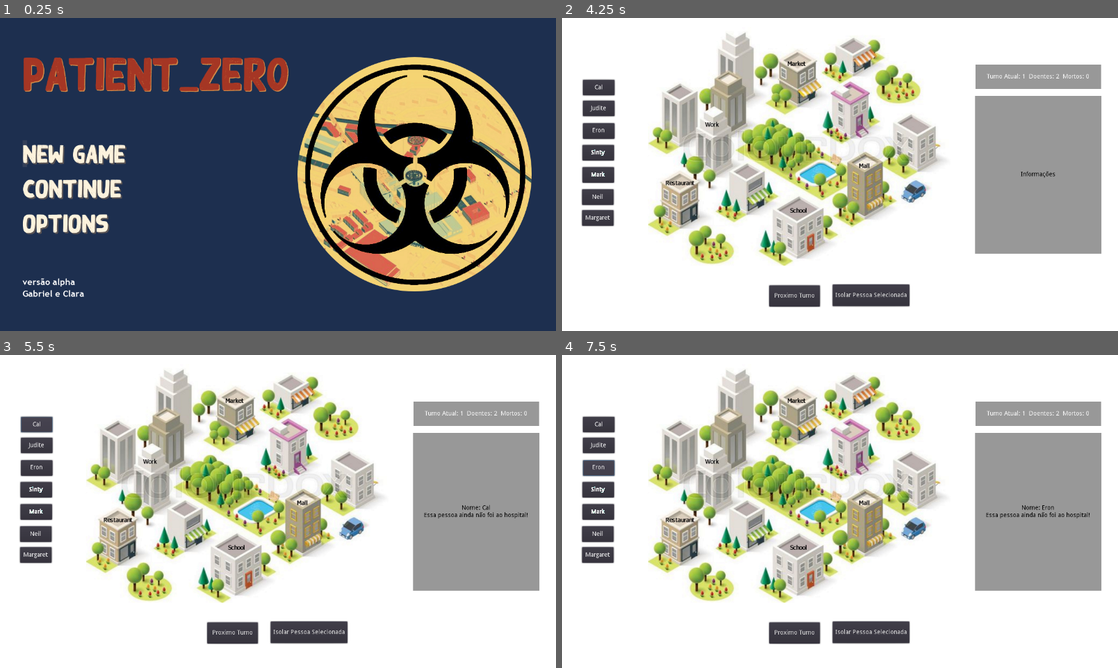
Above: before the commit, frames 1-4 (two rows, left to right).
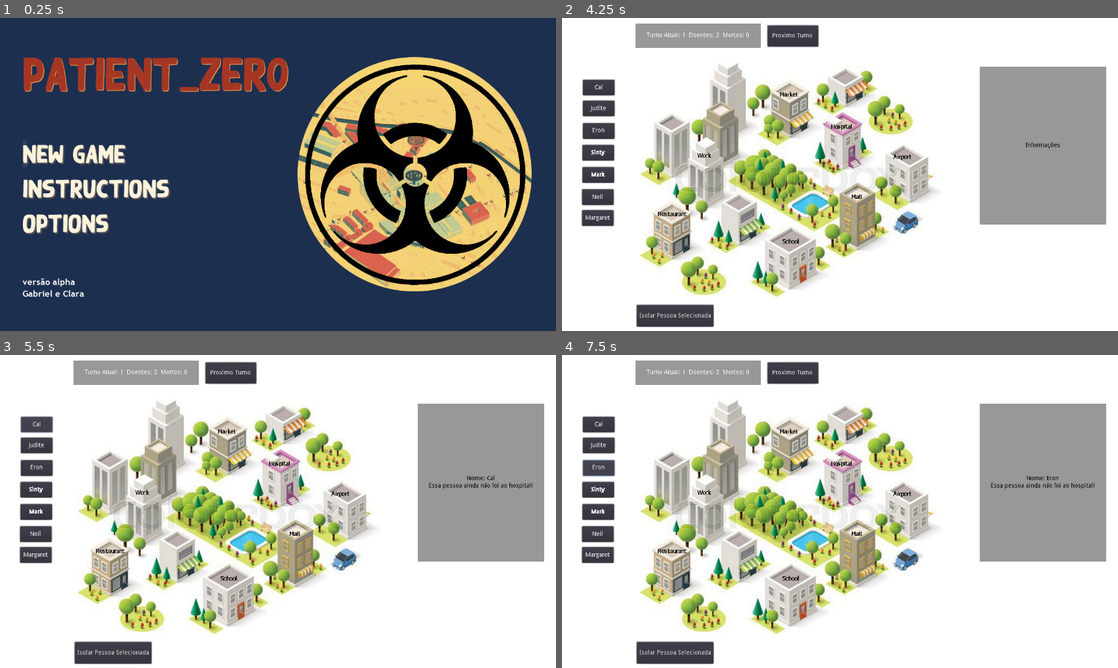
Above: after the commit, the same moments.

Repository: claraig/PatientZero
Game: Godot game, scene res://scenes/Menu.tscn
Two runs of this game, one before a commit and one after it. Both use one fixed random seed, a clock stepped at 60 frames per second and the inputs below. Before the commit the project starts from res://scenes/TitleScene.tscn.
Inputs (mouse positions are in pixels of both pictures, inside the frame that each line leads up to):
- Up to frame 1 (0.25 s): no input
- Up to frame 2 (4.25 s): click "Continue" (after the commit: "Instructions") at 0.5 s; click "back" at 1.25 s; click "options" at 2 s; click "back" at 2.75 s; click "new game" at 3.5 s
- Up to frame 3 (5.5 s): click (305, 524) at 4.27 s; click "Cal" at 5 s
- Up to frame 4 (7.5 s): click "Mark" at 5.75 s; click "Sinty" at 6.5 s; click "Eron" at 7.25 s

The runs differ from the first frame. In frame 1, 1.1% of the frame differs, in the area x 4-31%, y 51-58%; in frame 2, 36%; in frame 3, 37%; in frame 4, 37%, in the area x 13-98%, y 1-99%.

Commit message:
adicionei o botão e tela de instruções, substituindo o continue

Diff:
--- a/project.godot
+++ b/project.godot
@@ -16,7 +16,7 @@
 [application]
 
 config/name="p_zero_menu"
-run/main_scene="res://scenes/TitleScene.tscn"
+run/main_scene="res://scenes/Menu.tscn"
 
 [display]
 
--- a/scenes/Game/Continue.tscn
+++ /dev/null
@@ -1,17 +0,0 @@
-[gd_scene load_steps=2 format=2]
-
-[ext_resource path="res://scenes/Game/NewGame.tscn" type="PackedScene" id=1]
-
-[node name="Continue" instance=ExtResource( 1 )]
-
-[node name="VBoxContainer" parent="CenterContainer" index="0"]
-margin_left = 443.0
-margin_right = 836.0
-
-[node name="Label" parent="CenterContainer/VBoxContainer" index="0"]
-margin_right = 393.0
-text = "continue scene
-"
-
-[node name="Button" parent="CenterContainer/VBoxContainer" index="1"]
-margin_right = 393.0
--- a/scenes/TitleScene.tscn
+++ b/scenes/Menu.tscn
@@ -2,10 +2,10 @@
 
 [ext_resource path="res://assets/menu/title.png" type="Texture" id=1]
 [ext_resource path="res://assets/menu/cidade.png" type="Texture" id=2]
-[ext_resource path="res://scenes/buttons/bNewGame.tscn" type="PackedScene" id=3]
-[ext_resource path="res://scenes/buttons/bContinue.tscn" type="PackedScene" id=4]
-[ext_resource path="res://scenes/buttons/bOptions.tscn" type="PackedScene" id=5]
-[ext_resource path="res://assets/FadeIn.tscn" type="PackedScene" id=6]
+[ext_resource path="res://scenes/buttons/bInstructions.tscn" type="PackedScene" id=3]
+[ext_resource path="res://assets/FadeIn.tscn" type="PackedScene" id=4]
+[ext_resource path="res://scenes/buttons/bNewGame.tscn" type="PackedScene" id=5]
+[ext_resource path="res://scenes/buttons/bOptions.tscn" type="PackedScene" id=6]
 [ext_resource path="res://assets/TREBUCBD.TTF" type="DynamicFontData" id=7]
 
 [sub_resource type="GDScript" id=1]
@@ -24,13 +24,13 @@
 	$FadeIn.fade_in()
 
 func _on_bContinue_pressed():
-	scene_path = \"res://scenes/Game/Continue.tscn\"
+	scene_path = \"res://scenes/Menu/Instructions.tscn\"
 	$FadeIn.show()
 	$FadeIn.fade_in()
 
 
 func _on_bOptions_pressed():
-	scene_path = \"res://scenes/Game/Options.tscn\"
+	scene_path = \"res://scenes/Menu/Options.tscn\"
 	$FadeIn.show()
 	$FadeIn.fade_in()
 
@@ -114,18 +114,18 @@
 custom_constants/separation = 20
 alignment = 1
 
-[node name="bNewGame" parent="cont1/esq/menu_buttons" instance=ExtResource( 3 )]
+[node name="bNewGame" parent="cont1/esq/menu_buttons" instance=ExtResource( 5 )]
 margin_top = 0.0
 margin_right = 612.0
 margin_bottom = 60.0
 
-[node name="bContinue" parent="cont1/esq/menu_buttons" instance=ExtResource( 4 )]
+[node name="bInstructions" parent="cont1/esq/menu_buttons" instance=ExtResource( 3 )]
 margin_top = 80.0
 margin_right = 612.0
 margin_bottom = 140.0
 script = null
 
-[node name="bOptions" parent="cont1/esq/menu_buttons" instance=ExtResource( 5 )]
+[node name="bOptions" parent="cont1/esq/menu_buttons" instance=ExtResource( 6 )]
 margin_top = 160.0
 margin_right = 612.0
 margin_bottom = 220.0
@@ -170,9 +170,9 @@
 margin_bottom = 720.0
 size_flags_horizontal = 3
 
-[node name="FadeIn" parent="." instance=ExtResource( 6 )]
+[node name="FadeIn" parent="." instance=ExtResource( 4 )]
 visible = false
 [connection signal="pressed" from="cont1/esq/menu_buttons/bNewGame" to="." method="_on_bNewGame_pressed"]
-[connection signal="pressed" from="cont1/esq/menu_buttons/bContinue" to="." method="_on_bContinue_pressed"]
+[connection signal="pressed" from="cont1/esq/menu_buttons/bInstructions" to="." method="_on_bContinue_pressed"]
 [connection signal="pressed" from="cont1/esq/menu_buttons/bOptions" to="." method="_on_bOptions_pressed"]
 [connection signal="fade_finished" from="FadeIn" to="." method="_on_FadeIn_fade_finished"]
--- /dev/null
+++ b/scenes/Menu/Instructions.tscn
@@ -0,0 +1,46 @@
+[gd_scene load_steps=4 format=2]
+
+[ext_resource path="res://scenes/Menu/NewGame.tscn" type="PackedScene" id=1]
+
+[sub_resource type="DynamicFontData" id=1]
+antialiased = false
+font_path = "res://Fonts/MICROSS.TTF"
+
+[sub_resource type="DynamicFont" id=2]
+size = 20
+use_filter = true
+font_data = SubResource( 1 )
+
+[node name="Continue" instance=ExtResource( 1 )]
+
+[node name="VBoxContainer" parent="CenterContainer" index="0"]
+margin_left = 239.0
+margin_top = 129.0
+margin_right = 1039.0
+margin_bottom = 590.0
+rect_min_size = Vector2( 800, 0 )
+custom_constants/separation = 30
+alignment = 1
+
+[node name="Label" parent="CenterContainer/VBoxContainer" index="0"]
+margin_right = 800.0
+margin_bottom = 64.0
+text = "Instructions"
+align = 1
+
+[node name="text" type="Label" parent="CenterContainer/VBoxContainer" index="1"]
+margin_top = 94.0
+margin_right = 800.0
+margin_bottom = 361.0
+custom_fonts/font = SubResource( 2 )
+text = "O mundo enfrenta uma situação de pandemia. O vírus começa a se espalhar pela cidade. Você precisa ser rápido e verificar as pessoas que foram infectadas enquanto tentar descobrir quem é o paciente zero, imune à doença.
+
+Clicando nos prédios você verá quem esteve lá em cada turno. Verifique por onde andaram as pessoas infectadas e isole-as, para evitar que contaminem mais pessoas. Apenas uma pessoa pode ser isolada por turno.
+
+Encontre o Paciente Zero e o isole para conseguir desenvolver uma vacina a partir deste e salvar a vida da população antes que seja tarde demais."
+autowrap = true
+
+[node name="Button" parent="CenterContainer/VBoxContainer" index="2"]
+margin_top = 391.0
+margin_right = 800.0
+margin_bottom = 461.0
--- a/scenes/Game/NewGame.tscn
+++ b/scenes/Menu/NewGame.tscn
@@ -1,7 +1,8 @@
 [gd_scene load_steps=3 format=2]
 
 [ext_resource path="res://Fonts/blackground_60.tres" type="DynamicFont" id=1]
-[ext_resource path="res://scenes/Game/ReturnToTitle.gd" type="Script" id=2]
+[ext_resource path="res://scenes/Menu/ReturnToTitle.gd" type="Script" id=2]
+
 
 [node name="NewGame" type="Control"]
 anchor_right = 1.0
--- a/scenes/Game/Options.tscn
+++ b/scenes/Menu/Options.tscn
@@ -1,6 +1,7 @@
 [gd_scene load_steps=2 format=2]
 
-[ext_resource path="res://scenes/Game/NewGame.tscn" type="PackedScene" id=1]
+[ext_resource path="res://scenes/Menu/NewGame.tscn" type="PackedScene" id=1]
+
 
 [node name="Options" instance=ExtResource( 1 )]
 
--- a/scenes/Game/ReturnToTitle.gd
+++ b/scenes/Menu/ReturnToTitle.gd
@@ -11,4 +11,4 @@
 
 
 func _on_Button_pressed():
-	get_tree().change_scene("res://scenes/TitleScene.tscn")
+	get_tree().change_scene("res://scenes/Menu.tscn")
--- a/scenes/buttons/bContinue.tscn
+++ b/scenes/buttons/bInstructions.tscn
@@ -5,4 +5,4 @@
 [node name="bContinue" instance=ExtResource( 1 )]
 
 [node name="Label2" parent="." index="0"]
-text = "Continue"
+text = "Instructions"
--- a/scenes/town.tscn
+++ b/scenes/town.tscn
@@ -247,12 +247,15 @@
 scale = Vector2( 1280, 720 )
 texture = SubResource( 3 )
 region_rect = Rect2( 1280, 0, 0, 0 )
+__meta__ = {
+"_edit_lock_": true
+}
 
 [node name="Infos" type="Label" parent="."]
-margin_left = 952.0
-margin_top = 107.0
-margin_right = 1241.0
-margin_bottom = 163.0
+margin_left = 168.833
+margin_top = 12.658
+margin_right = 457.833
+margin_bottom = 68.658
 custom_styles/normal = SubResource( 4 )
 align = 1
 valign = 1
@@ -262,10 +265,10 @@
 }
 
 [node name="painel" type="Label" parent="."]
-margin_left = 950.861
-margin_top = 179.437
-margin_right = 1241.86
-margin_bottom = 542.437
+margin_left = 962.492
+margin_top = 112.235
+margin_right = 1253.49
+margin_bottom = 475.234
 custom_styles/normal = SubResource( 5 )
 custom_colors/font_color = Color( 0, 0, 0, 1 )
 text = "Informações"
@@ -277,6 +280,8 @@
 }
 
 [node name="Places" type="Node2D" parent="."]
+visible = false
+position = Vector2( 0, 42.6477 )
 
 [node name="Mall" type="Node2D" parent="Places"]
 script = ExtResource( 18 )
@@ -377,6 +382,9 @@
 
 [node name="Population" type="Node2D" parent="."]
 script = SubResource( 6 )
+__meta__ = {
+"_edit_lock_": true
+}
 
 [node name="Cal" type="Node" parent="Population"]
 script = SubResource( 7 )
@@ -479,31 +487,31 @@
 [node name="Sprites" type="Node" parent="."]
 
 [node name="spr_town" type="Sprite" parent="Sprites"]
-visible = false
-position = Vector2( 546.375, 295.479 )
+position = Vector2( 528.282, 366.559 )
 scale = Vector2( 0.357306, 0.357306 )
 texture = ExtResource( 8 )
 
 [node name="spr_town2" type="Sprite" parent="Sprites"]
+visible = false
 position = Vector2( 546.375, 295.479 )
 scale = Vector2( 0.357, 0.357 )
 texture = ExtResource( 1 )
 
 [node name="NextTurn" type="Button" parent="."]
-margin_left = 476.917
-margin_top = 614.559
-margin_right = 593.917
-margin_bottom = 663.559
+margin_left = 473.04
+margin_top = 17.4909
+margin_right = 590.04
+margin_bottom = 66.4909
 text = "Proximo Turno"
 __meta__ = {
 "_edit_use_anchors_": false
 }
 
-[node name="Button" type="Button" parent="."]
-margin_left = 623.0
-margin_top = 613.0
-margin_right = 725.0
-margin_bottom = 663.0
+[node name="Isolar" type="Button" parent="."]
+margin_left = 171.968
+margin_top = 659.525
+margin_right = 348.968
+margin_bottom = 709.525
 text = "Isolar Pessoa Selecionada"
 __meta__ = {
 "_edit_use_anchors_": false
@@ -522,4 +530,4 @@
 [connection signal="button_down" from="Population/Neil/Button" to="Population/Neil" method="_on_Button_button_down"]
 [connection signal="button_down" from="Population/Margaret/Button" to="Population/Margaret" method="_on_Button_button_down"]
 [connection signal="button_down" from="NextTurn" to="." method="_on_NextTurn_button_down"]
-[connection signal="button_down" from="Button" to="Population" method="_on_Button_button_down"]
+[connection signal="button_down" from="Isolar" to="Population" method="_on_Button_button_down"]
